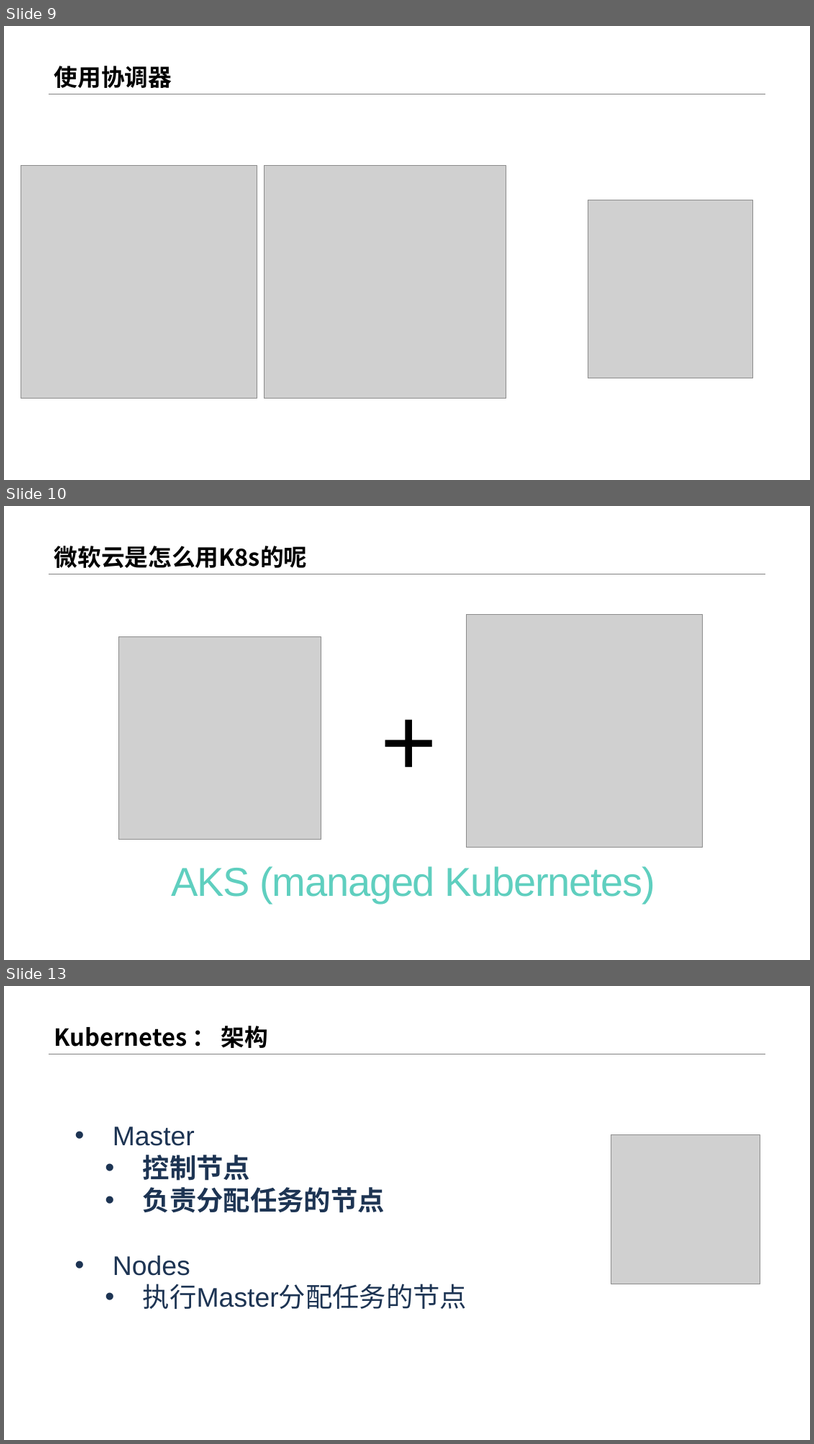
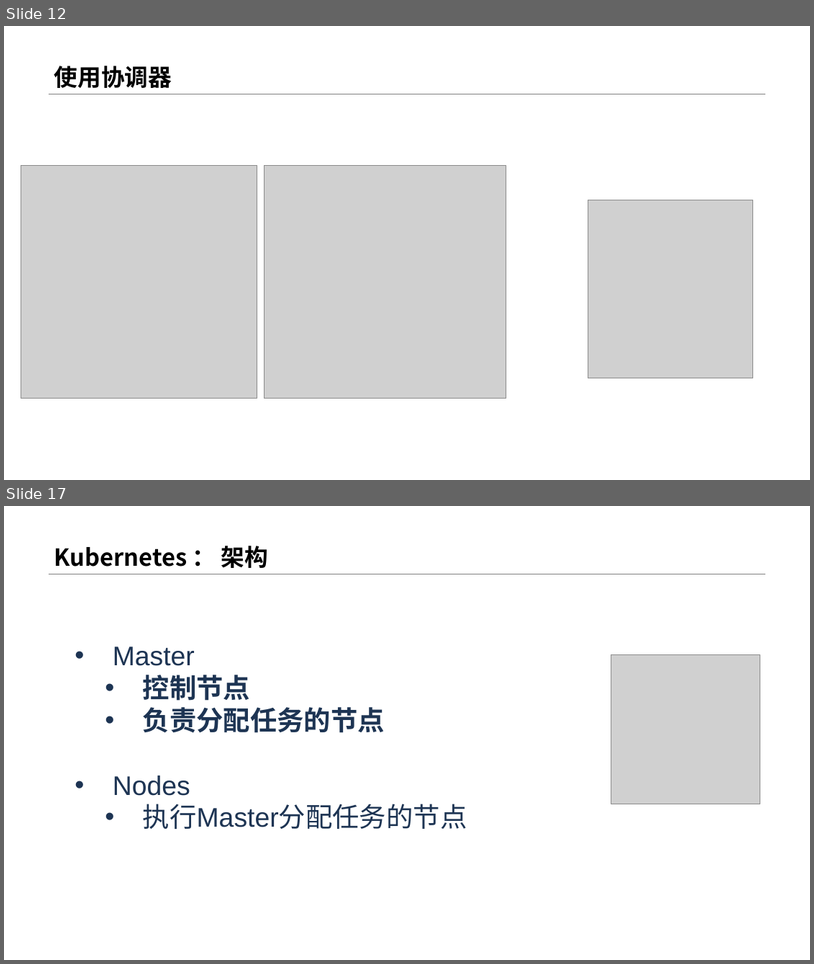
Before and after one commit to geffzhang/DockerStarted, a slide deck: 基于K8s开发.NET Core 云原生应用.pptx. Shown one above the other, each under a label of ours: slides 9, 10 and 13 before the commit, slides 12 and 17 after it; the slides between them are not shown. The pictures are 814x1444 and 814x964 pixels, drawn with LibreOffice and Linux fonts; fonts in the diff are those of the drawing; grey boxes stand for pictures. Boxes give left, top, right and bottom in pixels: in the first picture for what was removed or moved away, otherwise in the second. Text is boxed around its words. In the diff, an @@ line names an element or a change of style, - is before the commit and + after.

```diff
--- a/基于K8s开发.NET Core 云原生应用.pptx
+++ b/基于K8s开发.NET Core 云原生应用.pptx
@@ slide 10 removed at (4,506,810,960), background #FFFFFF; not listed: 1 template element that a slide beside it also shows @@
@@ title removed at (54,546,307,568) @@
-微软云是怎么用K8s的呢
@@ picture removed at (467,614,702,847) @@
@@ picture removed at (119,636,321,839) @@
@@ text removed at (365,676,453,800) @@
-+
@@ text removed at (172,866,656,902) @@
-AKS (managed Kubernetes)
@@ what was slide 9 is now slide 12 @@
@@ what was slide 13 is now slide 17 @@
```
Also in this commit, not shown: 1 slide changed, 8 slides added, 3 other slides removed.
